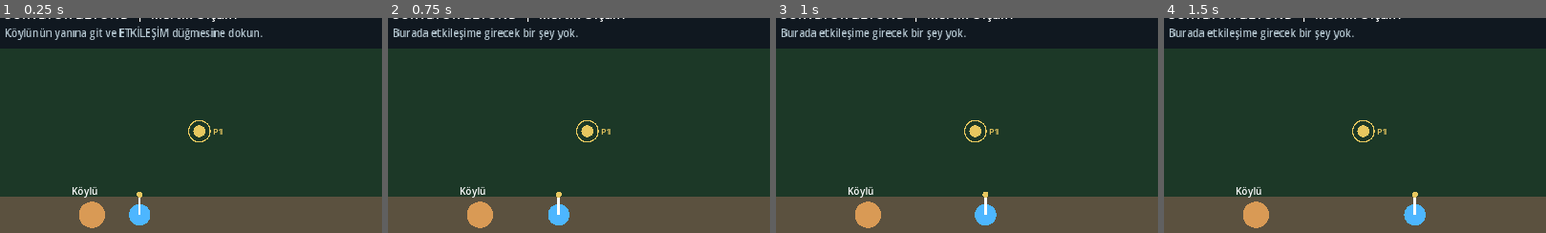
Above: before the commit, frames 1-4 (left to right).
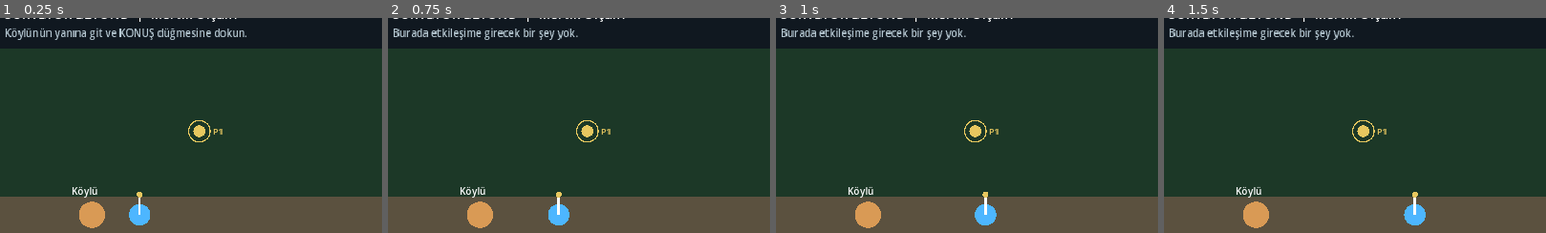
Above: after the commit, the same moments.

Repository: ozgur-oral/SurveyorBeyond
Game: Godot game, scene res://scenes/world/main.tscn
Two runs of this game, one before a commit and one after it. Both use one fixed random seed, a clock stepped at 60 frames per second and the inputs below.
Inputs (mouse positions are % of the whole screen's width and height, from its top left):
- Up to frame 1 (0.25 s): no input
- Up to frame 2 (0.75 s): tap Enter (ui_accept) at 0.5 s; move the mouse to (72, 45) at 0.52 s; hold Right (ui_right) from 0.53 s (still down); hold Enter (ui_accept) from 0.53 s (still down); click (72, 45) at 0.67 s
- Up to frame 3 (1 s): keep holding Right (ui_right); keep holding Enter (ui_accept)
- Up to frame 4 (1.5 s): release Right (ui_right) at 1.25 s; release Enter (ui_accept) at 1.25 s; drag from (30, 55) to (45, 70) at 1.27 s
The pictures show only the part of the screen within x 1-51%, y 4-54%; the shares and areas given below are measured in that part.

The runs differ from the first frame. In frame 1, 1.0% of the frame differs, in the area x 31-69%, y 3-11%; in frame 2, nothing differs; in frame 3, nothing differs; in frame 4, nothing differs.

Commit message:
feat: add touch mission offer and accept reject UI

Diff:
--- a/scripts/world/main.gd
+++ b/scripts/world/main.gd
@@ -8,6 +8,8 @@
 const JOYSTICK_RADIUS := 82.0
 const ACTION_CENTER := Vector2(1135, 585)
 const ACTION_RADIUS := 64.0
+const ACCEPT_RECT := Rect2(720, 515, 190, 64)
+const REJECT_RECT := Rect2(930, 515, 190, 64)
 const TARGETS: Array[Vector2] = [Vector2(350, 220), Vector2(930, 210), Vector2(990, 550), Vector2(300, 570)]
 
 enum MissionState { NOT_STARTED, ACTIVE, READY_TO_DELIVER, COMPLETED }
@@ -18,8 +20,8 @@
 var mission_state := MissionState.NOT_STARTED
 var money := 0
 var xp := 0
-var status_message := "Köylünün yanına git ve ETKİLEŞİM düğmesine dokun."
-
+var status_message := "Köylünün yanına git ve KONUŞ düğmesine dokun."
+var mission_offer_open := false
 var move_touch_id := -1
 var action_touch_id := -1
 var joystick_knob := JOYSTICK_CENTER
@@ -29,10 +31,10 @@
 	queue_redraw()
 
 func _process(delta: float) -> void:
-	# Keyboard remains available for desktop development, but touch is the primary control.
 	var keyboard_vector := Input.get_vector("ui_left", "ui_right", "ui_up", "ui_down")
 	var direction := touch_move_vector if touch_move_vector.length() > 0.01 else keyboard_vector
-	player_position += direction.normalized() * SPEED * delta
+	if not mission_offer_open:
+		player_position += direction.normalized() * SPEED * delta
 	player_position.x = clamp(player_position.x, 35.0, 1245.0)
 	player_position.y = clamp(player_position.y, 105.0, 685.0)
 	queue_redraw()
@@ -42,11 +44,17 @@
 		_handle_screen_touch(event)
 	elif event is InputEventScreenDrag:
 		_handle_screen_drag(event)
-	elif event.is_action_pressed("ui_accept"):
+	elif event.is_action_pressed("ui_accept") and not mission_offer_open:
 		perform_action()
 
 func _handle_screen_touch(event: InputEventScreenTouch) -> void:
 	if event.pressed:
+		if mission_offer_open:
+			if ACCEPT_RECT.has_point(event.position):
+				_accept_mission()
+			elif REJECT_RECT.has_point(event.position):
+				_reject_mission()
+			return
 		if event.position.distance_to(ACTION_CENTER) <= ACTION_RADIUS * 1.35 and action_touch_id == -1:
 			action_touch_id = event.index
 			perform_action()
@@ -63,7 +71,7 @@
 	queue_redraw()
 
 func _handle_screen_drag(event: InputEventScreenDrag) -> void:
-	if event.index == move_touch_id:
+	if event.index == move_touch_id and not mission_offer_open:
 		_update_joystick(event.position)
 		queue_redraw()
 
@@ -88,8 +96,10 @@
 func _interact_with_npc() -> void:
 	match mission_state:
 		MissionState.NOT_STARTED:
-			mission_state = MissionState.ACTIVE
-			status_message = "Sınır Meselesi başladı — dört sarı köşe noktasını ölç."
+			mission_offer_open = true
+			touch_move_vector = Vector2.ZERO
+			joystick_knob = JOYSTICK_CENTER
+			status_message = "Görev teklifi açıldı."
 		MissionState.ACTIVE:
 			status_message = "Köylü: Önce dört sınır noktasını ölçmelisin."
 		MissionState.READY_TO_DELIVER:
@@ -99,6 +109,17 @@
 			status_message = "İş teslim edildi! +250 para, +100 XP."
 		MissionState.COMPLETED:
 			status_message = "Köylü: Artık sınırımızı biliyoruz. Teşekkürler, haritacı!"
+
+func _accept_mission() -> void:
+	mission_offer_open = false
+	mission_state = MissionState.ACTIVE
+	status_message = "Sınır Meselesi başladı — dört sarı köşe noktasını ölç."
+	queue_redraw()
+
+func _reject_mission() -> void:
+	mission_offer_open = false
+	status_message = "Görevi şimdilik reddettin. İstersen köylüyle tekrar konuşabilirsin."
+	queue_redraw()
 
 func _try_measure_target() -> void:
 	var closest_index := -1
@@ -123,18 +144,15 @@
 		status_message = "Ölçüm tamam: %.1f m² / %.1f m. Köylüye dön." % [area, perimeter]
 
 func _draw() -> void:
-	# Prototype world.
 	draw_rect(Rect2(0, 0, 1280, 720), Color("1c3827"))
 	draw_rect(Rect2(0, 0, 1280, 82), Color("101820"))
 	draw_rect(Rect2(0, 330, 1280, 90), Color("5b513f"))
 
-	# NPC.
 	draw_circle(NPC_POSITION, 22, Color("d99a55"))
 	draw_string(ThemeDB.fallback_font, NPC_POSITION + Vector2(-34, -34), "Köylü", HORIZONTAL_ALIGNMENT_LEFT, -1, 16, Color.WHITE)
 	if player_position.distance_to(NPC_POSITION) <= INTERACT_DISTANCE:
 		draw_circle(NPC_POSITION, INTERACT_DISTANCE, Color("f5d76e"), false, 2.0)
 
-	# Survey targets.
 	for i in range(TARGETS.size()):
 		var target := TARGETS[i]
 		var done := i in measured_target_indices
@@ -147,27 +165,43 @@
 	if measured_points.size() == TARGETS.size():
 		draw_line(measured_points[-1], measured_points[0], Color("55e6a5"), 3.0)
 
-	# Player.
 	draw_circle(player_position, 18, Color("4db6ff"))
 	draw_line(player_position, player_position + Vector2(0, -30), Color.WHITE, 4.0)
 	draw_circle(player_position + Vector2(0, -34), 5, Color("e7c75f"))
 
-	# HUD.
 	draw_string(ThemeDB.fallback_font, Vector2(24, 32), "SURVEYOR BEYOND  |  M0: İlk Ölçüm", HORIZONTAL_ALIGNMENT_LEFT, -1, 22, Color.WHITE)
 	draw_string(ThemeDB.fallback_font, Vector2(24, 62), status_message, HORIZONTAL_ALIGNMENT_LEFT, -1, 17, Color("b7c9d3"))
 	draw_string(ThemeDB.fallback_font, Vector2(960, 32), "Para: %d   XP: %d" % [money, xp], HORIZONTAL_ALIGNMENT_LEFT, -1, 18, Color.WHITE)
 	draw_string(ThemeDB.fallback_font, Vector2(930, 62), _mission_label(), HORIZONTAL_ALIGNMENT_LEFT, -1, 16, Color("e7c75f"))
 
-	# Mobile virtual joystick.
-	draw_circle(JOYSTICK_CENTER, JOYSTICK_RADIUS, Color(0.05, 0.08, 0.10, 0.55))
-	draw_circle(JOYSTICK_CENTER, JOYSTICK_RADIUS, Color(0.75, 0.85, 0.90, 0.55), false, 3.0)
-	draw_circle(joystick_knob, 34, Color(0.75, 0.85, 0.90, 0.82))
-
-	# Context action button.
-	var action_color := Color("55e6a5") if _has_context_action() else Color(0.35, 0.40, 0.43, 0.72)
-	draw_circle(ACTION_CENTER, ACTION_RADIUS, action_color)
-	draw_circle(ACTION_CENTER, ACTION_RADIUS, Color.WHITE, false, 3.0)
-	draw_string(ThemeDB.fallback_font, ACTION_CENTER + Vector2(-39, 6), _action_label(), HORIZONTAL_ALIGNMENT_LEFT, -1, 15, Color("101820"))
+	if not mission_offer_open:
+		draw_circle(JOYSTICK_CENTER, JOYSTICK_RADIUS, Color(0.05, 0.08, 0.10, 0.55))
+		draw_circle(JOYSTICK_CENTER, JOYSTICK_RADIUS, Color(0.75, 0.85, 0.90, 0.55), false, 3.0)
+		draw_circle(joystick_knob, 34, Color(0.75, 0.85, 0.90, 0.82))
+		var action_color := Color("55e6a5") if _has_context_action() else Color(0.35, 0.40, 0.43, 0.72)
+		draw_circle(ACTION_CENTER, ACTION_RADIUS, action_color)
+		draw_circle(ACTION_CENTER, ACTION_RADIUS, Color.WHITE, false, 3.0)
+		draw_string(ThemeDB.fallback_font, ACTION_CENTER + Vector2(-39, 6), _action_label(), HORIZONTAL_ALIGNMENT_LEFT, -1, 15, Color("101820"))
+	else:
+		_draw_mission_offer()
+
+func _draw_mission_offer() -> void:
+	# Dim the world and present a large thumb-friendly mission card.
+	draw_rect(Rect2(0, 82, 1280, 638), Color(0, 0, 0, 0.55))
+	var card := Rect2(300, 145, 680, 455)
+	draw_rect(card, Color("18232b"))
+	draw_rect(card, Color("d7b85b"), false, 4.0)
+	draw_string(ThemeDB.fallback_font, Vector2(345, 195), "YENİ İŞ TEKLİFİ", HORIZONTAL_ALIGNMENT_LEFT, -1, 18, Color("d7b85b"))
+	draw_string(ThemeDB.fallback_font, Vector2(345, 235), "Sınır Meselesi", HORIZONTAL_ALIGNMENT_LEFT, -1, 30, Color.WHITE)
+	draw_string(ThemeDB.fallback_font, Vector2(345, 280), "Köylü: 'Tarlamızın sınırı yüzünden komşumla anlaşamıyoruz.'", HORIZONTAL_ALIGNMENT_LEFT, -1, 17, Color("d6e1e6"))
+	draw_string(ThemeDB.fallback_font, Vector2(345, 312), "Dört köşe noktasını ölç ve parselin alanını belirle.", HORIZONTAL_ALIGNMENT_LEFT, -1, 17, Color("d6e1e6"))
+	draw_string(ThemeDB.fallback_font, Vector2(345, 365), "Saha: F    Ofis: F    Tehlike: F", HORIZONTAL_ALIGNMENT_LEFT, -1, 18, Color("a9c5d2"))
+	draw_string(ThemeDB.fallback_font, Vector2(345, 405), "Ödül: 250 para  •  100 XP", HORIZONTAL_ALIGNMENT_LEFT, -1, 20, Color("55e6a5"))
+	draw_string(ThemeDB.fallback_font, Vector2(345, 448), "Hedef: 4 sınır noktası", HORIZONTAL_ALIGNMENT_LEFT, -1, 17, Color.WHITE)
+	draw_rect(ACCEPT_RECT, Color("55e6a5"))
+	draw_rect(REJECT_RECT, Color("7b4545"))
+	draw_string(ThemeDB.fallback_font, Vector2(762, 554), "KABUL ET", HORIZONTAL_ALIGNMENT_LEFT, -1, 18, Color("101820"))
+	draw_string(ThemeDB.fallback_font, Vector2(974, 554), "REDDET", HORIZONTAL_ALIGNMENT_LEFT, -1, 18, Color.WHITE)
 
 func _has_context_action() -> bool:
 	if player_position.distance_to(NPC_POSITION) <= INTERACT_DISTANCE:
